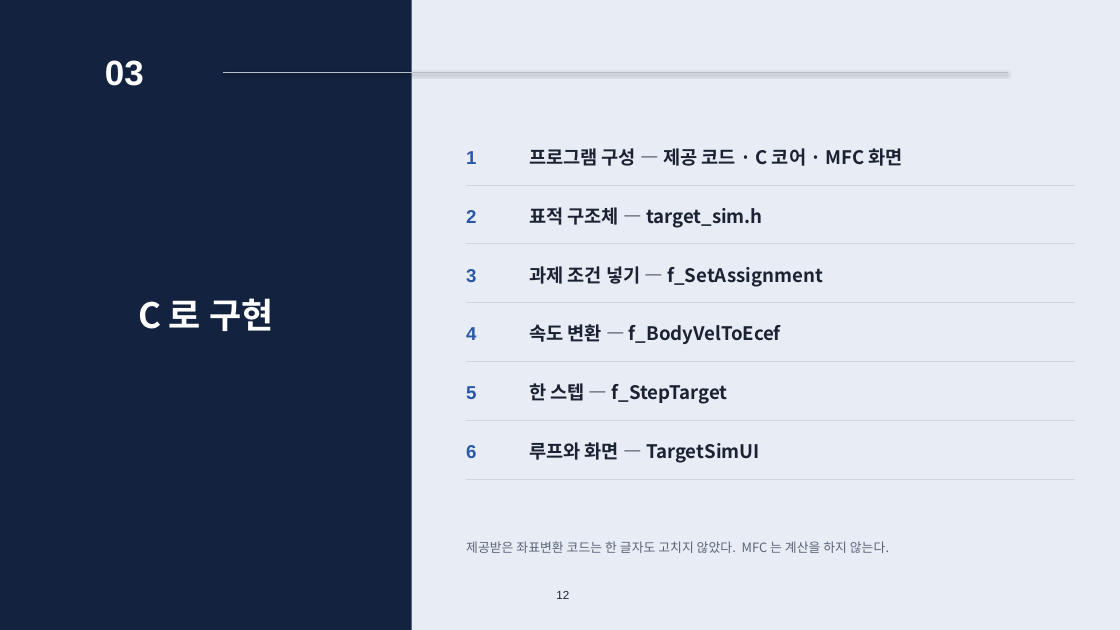
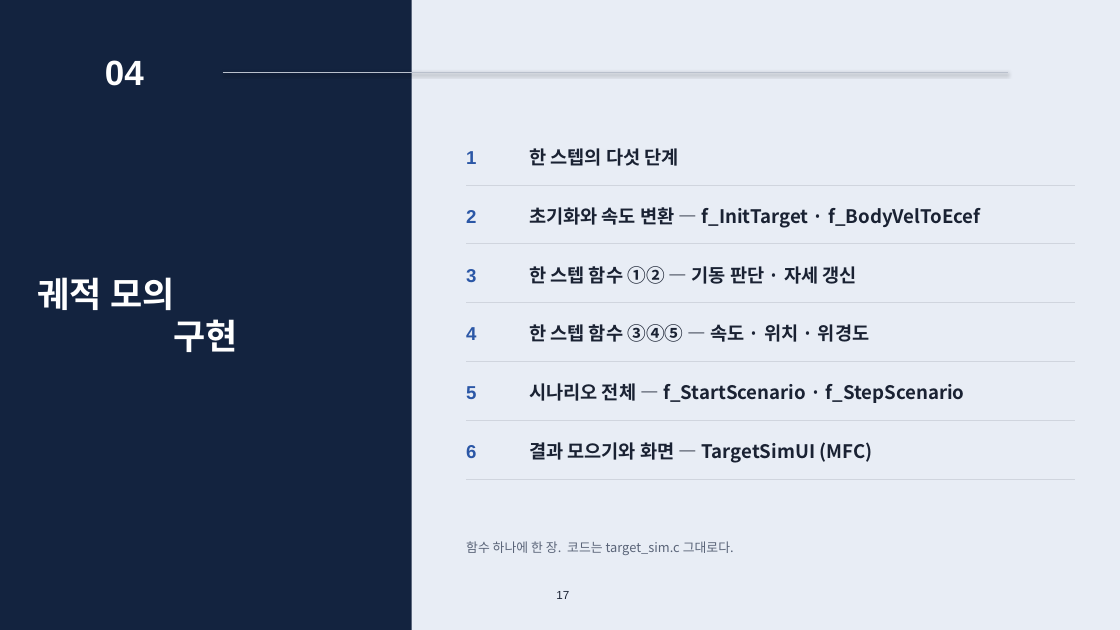
Before and after one commit to harley-hwan/radar-sw-study, a slide deck: slide 17 of Part3_TargetSim/ref/산출물/Chapter3_target_simulation.pptx (slide 12 before the commit). Drawn at 1120x630 pixels with LibreOffice and Linux fonts; fonts in the diff are those of the drawing. Boxes give left, top, right and bottom in pixels: in the first picture for what was removed or moved away, otherwise in the second. Text is boxed around its words. In the diff, an @@ line names an element or a change of style, - is before the commit and + after.

```diff
--- a/Part3_TargetSim/ref/산출물/Chapter3_target_simulation.pptx
+++ b/Part3_TargetSim/ref/산출물/Chapter3_target_simulation.pptx
@@ text at <box>105,60,144,86</box>: text changed @@
-03
+04
@@ text at <box>529,148,679,166</box>: text changed @@
-프로그램 구성 — 제공 코드 · C 코어 · MFC 화면
+한 스텝의 다섯 단계
@@ text at <box>529,207,980,228</box>: text changed @@
-표적 구조체 — target_sim.h
+초기화와 속도 변환 — f_InitTarget · f_BodyVelToEcef
@@ text at <box>529,266,857,284</box>: text changed @@
-과제 조건 넣기 — f_SetAssignment
+한 스텝 함수 ①② — 기동 판단 · 자세 갱신
@@ text at <box>38,277,238,352</box>: text changed @@
-C 로 구현
+궤적 모의
+구현
@@ text at <box>529,324,869,342</box>: text changed @@
-속도 변환 — f_BodyVelToEcef
+한 스텝 함수 ③④⑤ — 속도 · 위치 · 위경도
@@ text at <box>529,383,965,403</box>: text changed @@
-한 스텝 — f_StepTarget
+시나리오 전체 — f_StartScenario · f_StepScenario
@@ text at <box>529,442,873,463</box>: text changed @@
-루프와 화면 — TargetSimUI
+결과 모으기와 화면 — TargetSimUI (MFC)
@@ text at <box>466,541,734,555</box>: text changed @@
-제공받은 좌표변환 코드는 한 글자도 고치지 않았다. MFC 는 계산을 하지 않는다.
+함수 하나에 한 장. 코드는 target_sim.c 그대로다.
@@ page number at <box>556,591,569,599</box>: text changed @@
-12
+17
```
Also in this commit, not shown: 19 other slides changed, 9 slides added, 7 slides removed, 9 other files.
